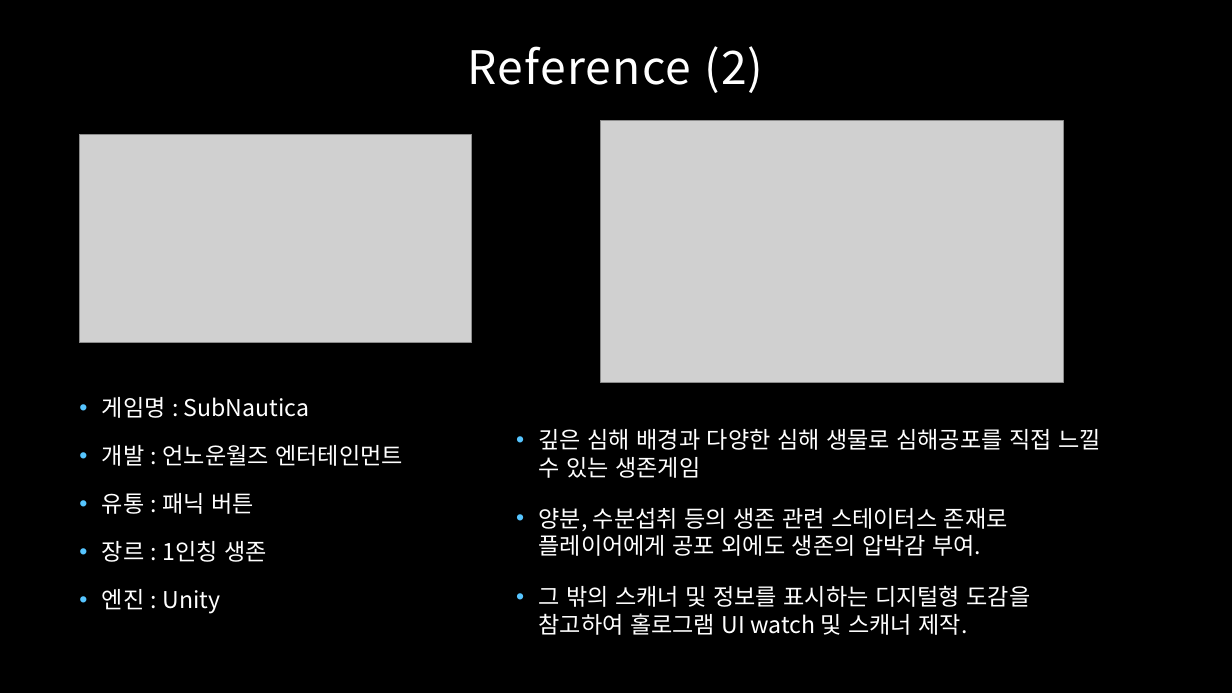
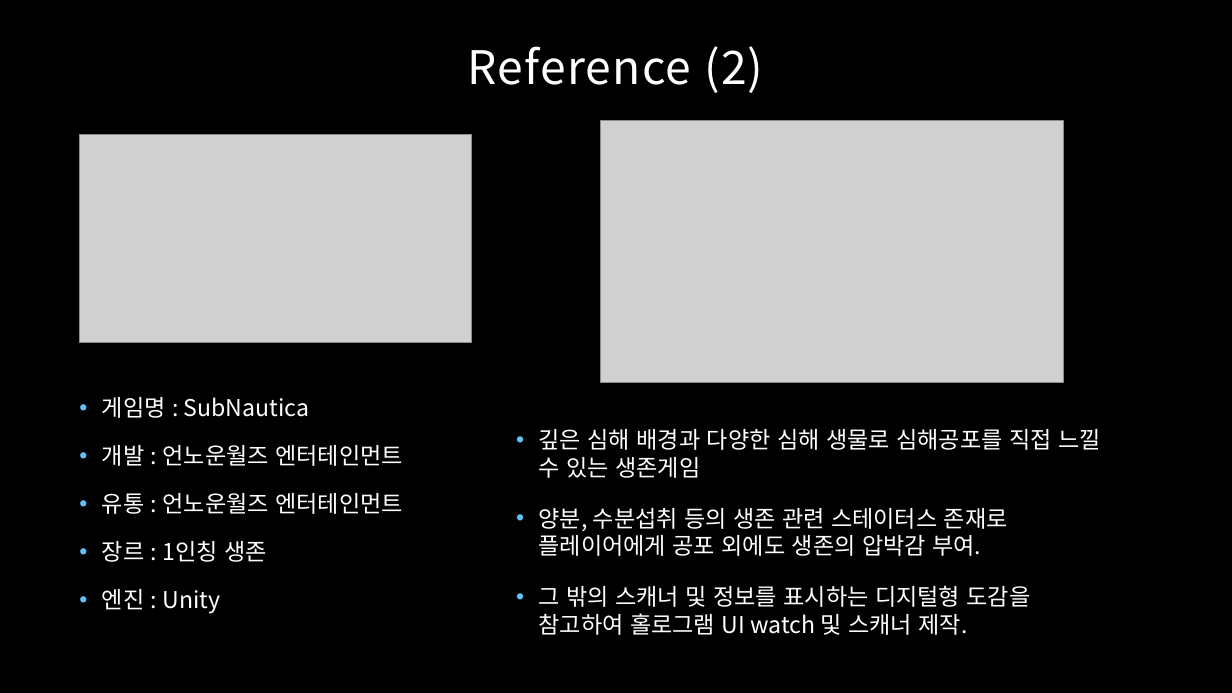
Before and after one commit to SoljikNim/MBC_DownThere, a slide deck: slide 6 of The Deep.pptx. Drawn at 1232x693 pixels with LibreOffice and Linux fonts; fonts in the diff are those of the drawing; grey boxes stand for pictures; background and template pictures are left out. Boxes give left, top, right and bottom in pixels: in the first picture for what was removed or moved away, otherwise in the second. Text is boxed around its words. In the diff, an @@ line names an element or a change of style, - is before the commit and + after.

```diff
--- a/The Deep.pptx
+++ b/The Deep.pptx
@@ text at (x1=102, y1=493, x2=403, y2=514): text changed @@
-• 유통 : 패닉 버튼
+• 유통 : 언노운월즈 엔터테인먼트
```
Also in this commit, not shown: 3 other slides changed, 4 slides added, 8 slides removed, 3 other files.
